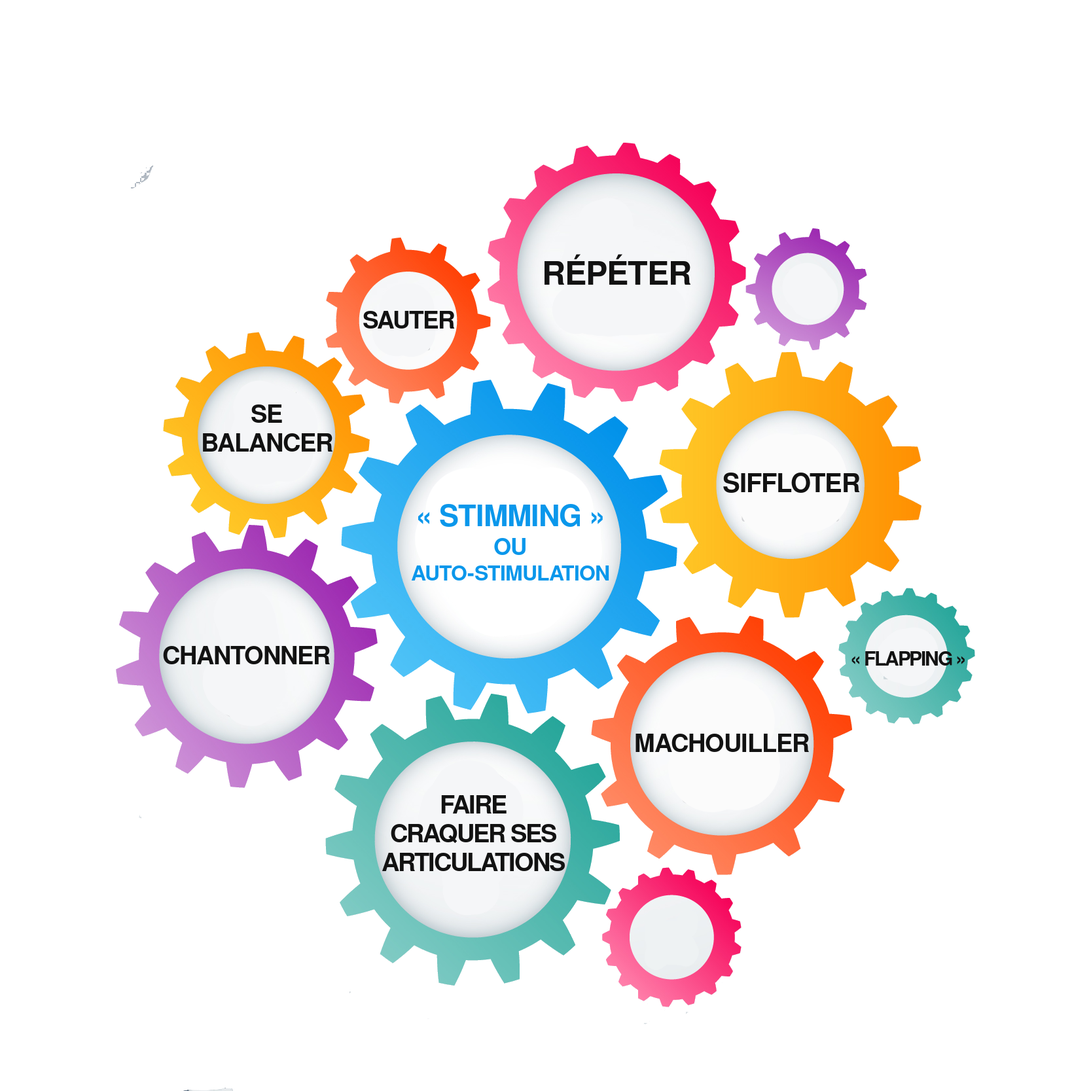
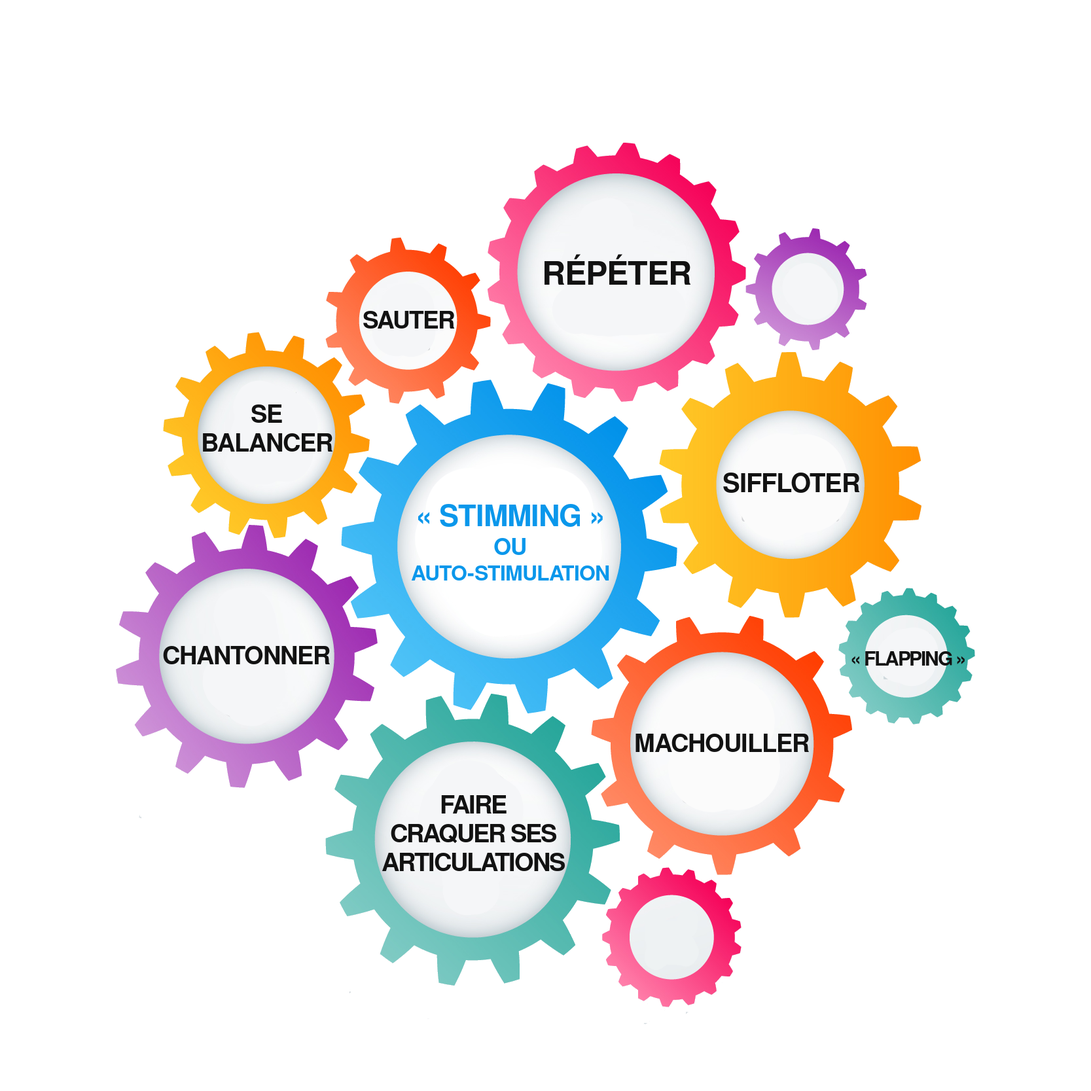
Layer changes from the first (1091, 1091) image to the second:
painted on "33254-NZCR3C.jpg" over [130, 165, 234, 1091]
